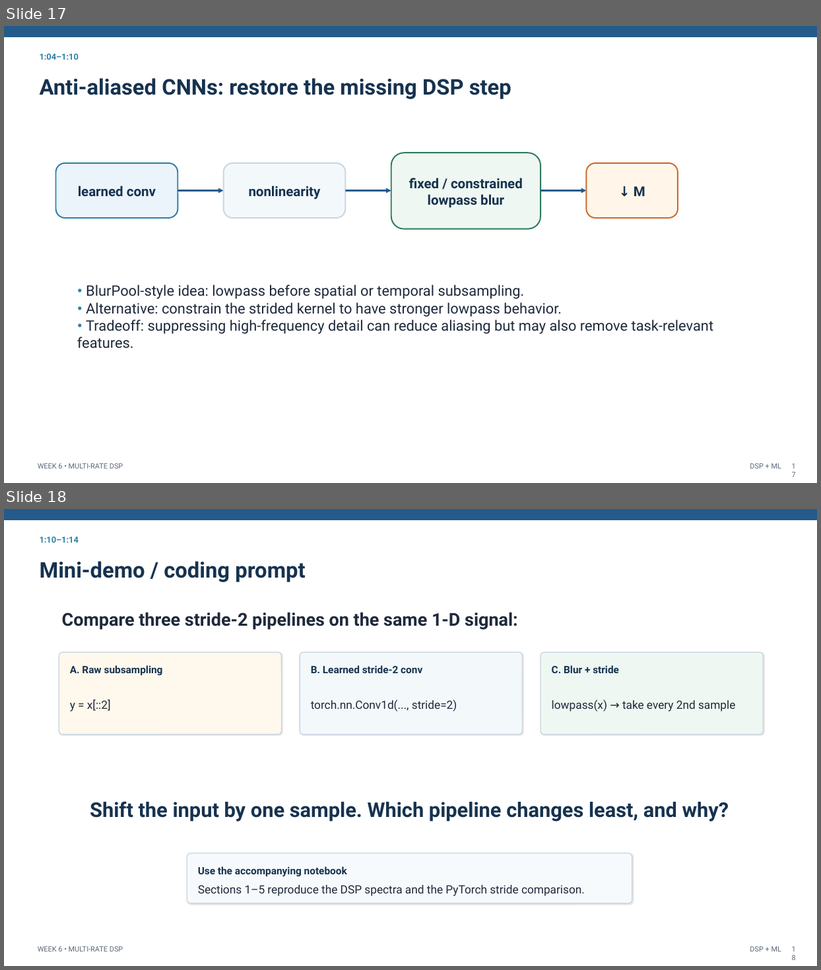
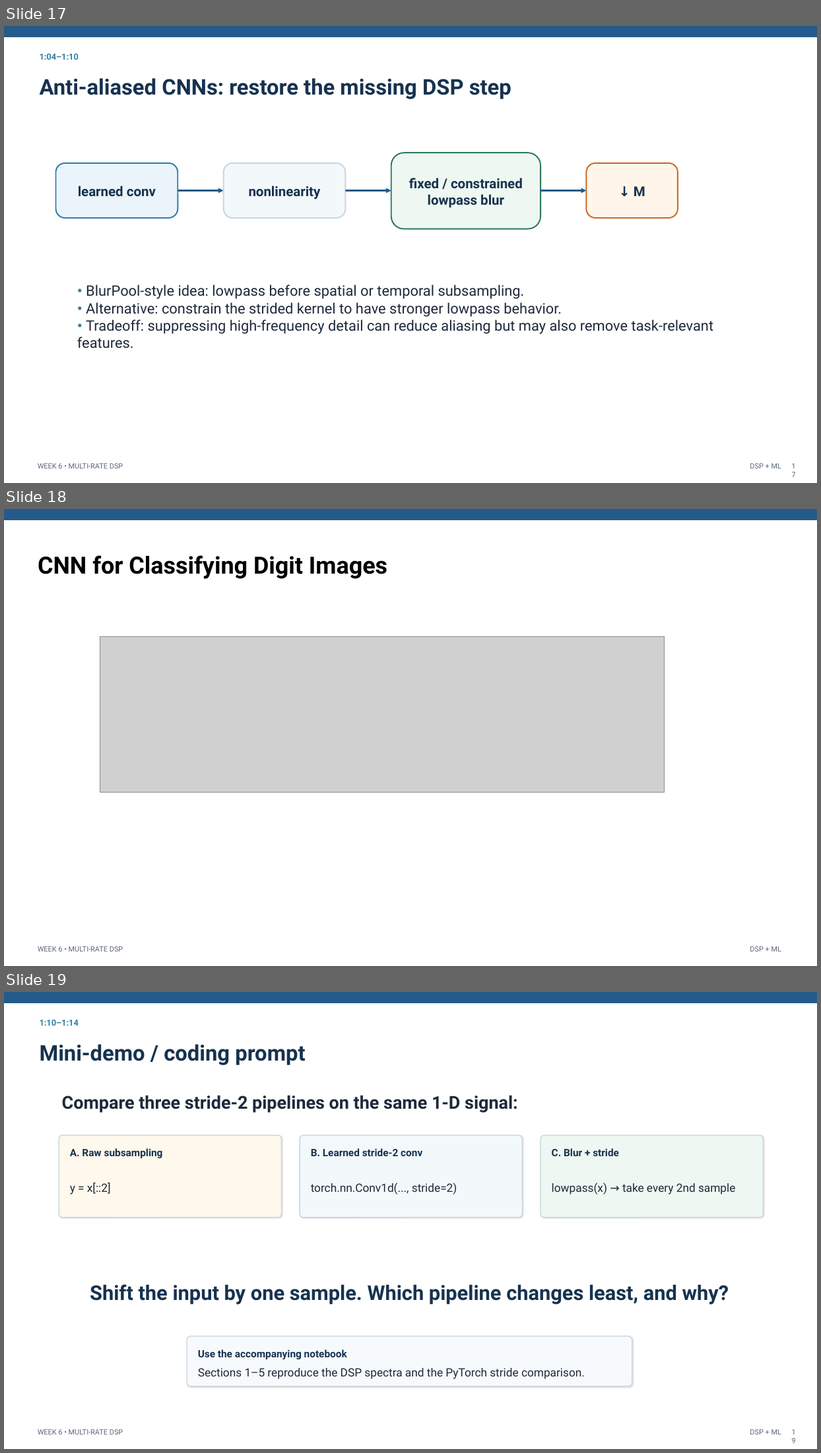
Before and after one commit to mathys2000/ecen45632_f26, a slide deck: lecture_slides/Week8_Lecture13_Downsampling_Decimation_CNN_Strides_102026_forClass.pptx. Shown one above the other, each under a label of ours: slides 17 and 18 before the commit, slides 17, 18 and 19 after it. The pictures are 821x970 and 821x1453 pixels, drawn with LibreOffice and Linux fonts; fonts in the diff are those of the drawing; grey boxes stand for pictures. Boxes give left, top, right and bottom in pixels: in the first picture for what was removed or moved away, otherwise in the second. Text is boxed around its words. In the diff, an @@ line names an element or a change of style, - is before the commit and + after.

```diff
--- a/lecture_slides/Week8_Lecture13_Downsampling_Decimation_CNN_Strides_102026_forClass.pptx
+++ b/lecture_slides/Week8_Lecture13_Downsampling_Decimation_CNN_Strides_102026_forClass.pptx
@@ slide 18 added at (4, 509, 817, 966), background #FFFFFF; not listed: 3 template elements that a slide beside it also shows @@
@@ text added at (38, 555, 387, 579), 28 pt, text #000000, bold @@
+CNN for Classifying Digit Images
@@ picture added at (100, 637, 665, 793) @@
@@ what was slide 18 is now slide 19 @@
```
Also in this commit, not shown: 6 other files.
